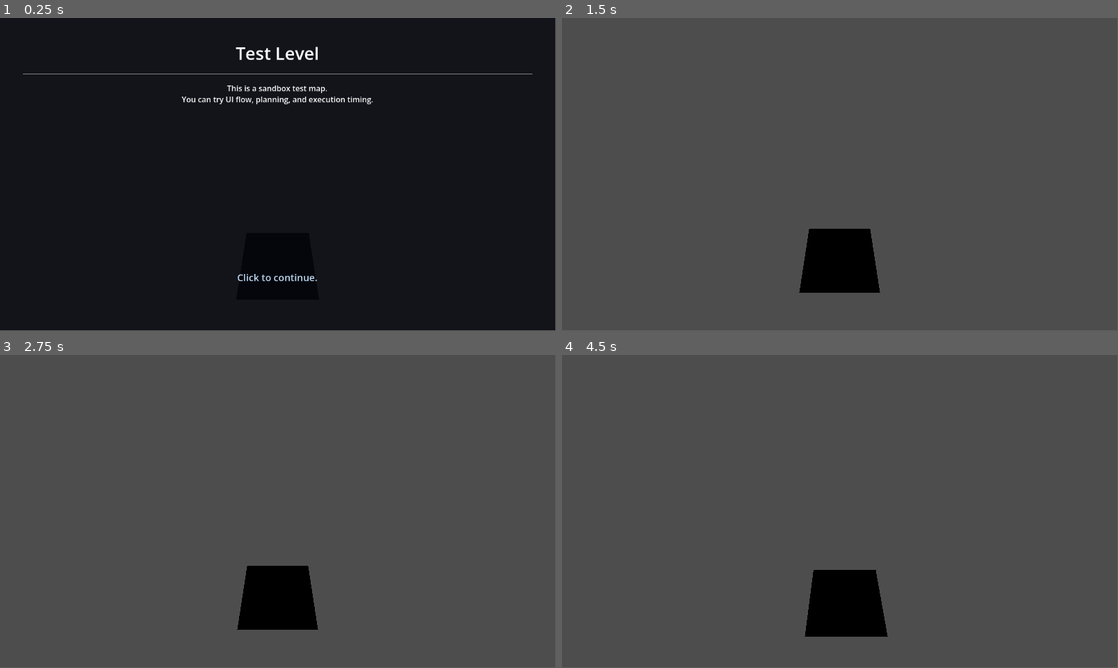
Above: before the commit, frames 1-4 (two rows, left to right).
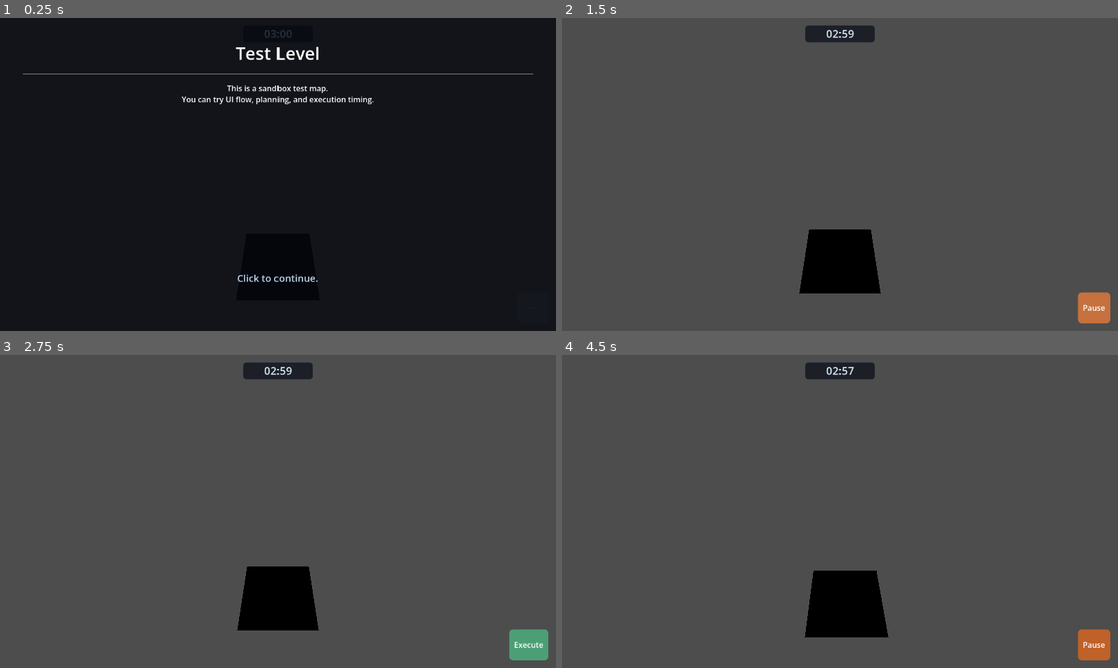
Above: after the commit, the same moments.

Repository: JixiuChang/TacticalTopdownBreach
Game: Godot game, scene res://Scenes/test_scene.tscn
Two runs of this game, one before a commit and one after it. Both use one fixed random seed, a clock stepped at 60 frames per second and the inputs below.
Inputs (mouse positions are in pixels of both pictures, inside the frame that each line leads up to):
- Up to frame 1 (0.25 s): no input
- Up to frame 2 (1.5 s): tap Enter at 0.5 s; move the mouse to (962, 158) at 0.52 s; tap S (camera_back) at 0.6 s; click (962, 158) at 0.67 s; click (1090, 305) at 1.25 s, where only the run after the commit has a clickable "Execute"
- Up to frame 3 (2.75 s): click (533, 642) at 2 s, where only the run after the commit has a clickable "Pause"
- Up to frame 4 (4.5 s): click (1090, 642) at 2.75 s, where only the run after the commit has a clickable "Execute"; tap R (reset_game) at 3.5 s; drag from (728, 527) to (812, 574) at 3.52 s; tap I (camera_reset_defaults) at 4.25 s; move the mouse to (895, 442) at 4.27 s; tap A (camera_left) at 4.35 s; click (895, 442) at 4.42 s
In our replay, the window is 799x449 before the commit and 800x450 after it. These sizes can differ from the game's own. Grey fills any space a smaller window leaves; there, only what the larger window draws over its background counts as a difference.

The runs differ from the first frame. In frame 1, 0.6% of the frame differs, in the area x 42-96%, y 4-85%; in frame 2, 1.3%; in frame 3, 1.4%, in the area x 42-99%, y 2-98%; in frame 4, 1.3%.

Commit message:
Ingame UI: phase Execute/Pause button, top clock from TimeSimulator, Tab-safe focus
- UI/ingame_ui: GameStateManager phase_changed + TimeSimulator time sync, styled panel clock
- test_scene: CanvasLayer with ingame_ui instance
- project.godot: camera_reset_defaults (I key) if not already upstream

Made-with: Cursor

Diff:
--- a/Scenes/test_scene.tscn
+++ b/Scenes/test_scene.tscn
@@ -4,6 +4,7 @@
 [ext_resource type="Script" uid="uid://lxsfnq24m0b3" path="res://Gameplay/Units/tactical_unit.gd" id="2_r5l72"]
 [ext_resource type="Script" uid="uid://blhigdkw52tkt" path="res://Gameplay/Units/unit_navigation.gd" id="3_unav"]
 [ext_resource type="PackedScene" uid="uid://clc0spypx6a5" path="res://Prefabs/camera_rig.tscn" id="4_hb2xm"]
+[ext_resource type="PackedScene" uid="uid://de08fwvuv6h67" path="res://UI/ingame_ui.tscn" id="5_ingame_ui"]
 
 [sub_resource type="PlaneMesh" id="PlaneMesh_3dogw"]
 size = Vector2(10, 10)
@@ -12,6 +13,10 @@
 
 [node name="TestScene" type="Node3D" unique_id=2111420194]
 script = ExtResource("1_3dogw")
+
+[node name="CanvasLayer" type="CanvasLayer" parent="." unique_id=500001]
+
+[node name="IngameUi" parent="CanvasLayer" unique_id=500002 instance=ExtResource("5_ingame_ui")]
 
 [node name="UnitNavigation" type="Node" parent="." unique_id=300001]
 script = ExtResource("3_unav")
--- /dev/null
+++ b/UI/ingame_ui.gd
@@ -0,0 +1,116 @@
+# res://UI/ingame_ui.gd
+extends Control
+
+@onready var _phase_button: Button = $MarginContainer/PhaseToggleButton/Button
+@onready var _clock_label: Label = $ClockAnchor/ClockPanel/ClockLabel
+@onready var _clock_panel: Panel = $ClockAnchor/ClockPanel
+
+var _time_sim: Node
+
+const _COL_PLANNING := Color(0.22, 0.58, 0.4, 1.0)
+const _COL_EXECUTING := Color(0.75, 0.38, 0.16, 1.0)
+const _COL_IDLE := Color(0.38, 0.38, 0.42, 1.0)
+
+
+func _ready() -> void:
+	focus_mode = Control.FOCUS_NONE
+	_clock_panel.focus_mode = Control.FOCUS_NONE
+	_clock_label.focus_mode = Control.FOCUS_NONE
+	_phase_button.focus_mode = Control.FOCUS_NONE
+	_phase_button.pressed.connect(_on_phase_button_pressed)
+	if not GameStateManager.phase_changed.is_connected(_on_phase_changed):
+		GameStateManager.phase_changed.connect(_on_phase_changed)
+	_refresh_phase_button(GameStateManager.get_phase())
+	_time_sim = get_node_or_null("/root/TimeSimulator")
+	if _time_sim:
+		if not _time_sim.time_advanced.is_connected(_on_sim_time_advanced):
+			_time_sim.time_advanced.connect(_on_sim_time_advanced)
+		if not _time_sim.time_expired.is_connected(_on_sim_time_expired):
+			_time_sim.time_expired.connect(_on_sim_time_expired)
+	_style_clock_panel()
+	_update_clock_display()
+
+
+func _on_sim_time_advanced(_new_time: float) -> void:
+	_update_clock_display()
+
+
+func _on_sim_time_expired() -> void:
+	_update_clock_display()
+
+
+func _on_phase_changed(_new_phase: GameStateManager.GamePhase) -> void:
+	_refresh_phase_button(GameStateManager.get_phase())
+	_update_clock_display()
+
+
+func _style_clock_panel() -> void:
+	var sb := StyleBoxFlat.new()
+	sb.bg_color = Color(0.1, 0.11, 0.14, 0.94)
+	sb.border_color = Color(0.22, 0.26, 0.32, 1.0)
+	sb.set_border_width_all(1)
+	sb.set_corner_radius_all(6)
+	sb.content_margin_left = 18
+	sb.content_margin_right = 18
+	sb.content_margin_top = 8
+	sb.content_margin_bottom = 8
+	_clock_panel.add_theme_stylebox_override(&"panel", sb)
+
+
+func _update_clock_display() -> void:
+	if not _time_sim or not _clock_label:
+		return
+	var t: float = _time_sim.get_current_time()
+	_clock_label.text = _time_sim.format_time(t)
+
+
+func _on_phase_button_pressed() -> void:
+	var p := GameStateManager.get_phase()
+	match p:
+		GameStateManager.GamePhase.PLANNING:
+			GameStateManager.start_execution()
+		GameStateManager.GamePhase.EXECUTING:
+			GameStateManager.pause_execution()
+
+
+func _refresh_phase_button(phase: GameStateManager.GamePhase) -> void:
+	match phase:
+		GameStateManager.GamePhase.PLANNING:
+			_phase_button.disabled = false
+			_phase_button.text = "Execute"
+			_apply_phase_style(_COL_PLANNING)
+		GameStateManager.GamePhase.EXECUTING:
+			_phase_button.disabled = false
+			_phase_button.text = "Pause"
+			_apply_phase_style(_COL_EXECUTING)
+		GameStateManager.GamePhase.BRIEFING, GameStateManager.GamePhase.DEBRIEFING:
+			_phase_button.disabled = true
+			_phase_button.text = "—"
+			_apply_phase_style(_COL_IDLE)
+		_:
+			_phase_button.disabled = true
+			_phase_button.text = "—"
+			_apply_phase_style(_COL_IDLE)
+
+
+func _apply_phase_style(base: Color) -> void:
+	var normal := StyleBoxFlat.new()
+	normal.bg_color = base
+	normal.set_corner_radius_all(8)
+	normal.set_content_margin_all(10)
+	var hover := normal.duplicate()
+	hover.bg_color = base.lightened(0.1)
+	var pressed := normal.duplicate()
+	pressed.bg_color = base.darkened(0.12)
+	var disabled := StyleBoxFlat.new()
+	disabled.bg_color = _COL_IDLE.darkened(0.05)
+	disabled.set_corner_radius_all(8)
+	disabled.set_content_margin_all(10)
+	_phase_button.add_theme_stylebox_override(&"normal", normal)
+	_phase_button.add_theme_stylebox_override(&"hover", hover)
+	_phase_button.add_theme_stylebox_override(&"pressed", pressed)
+	_phase_button.add_theme_stylebox_override(&"disabled", disabled)
+	_phase_button.add_theme_color_override(&"font_color", Color.WHITE)
+	_phase_button.add_theme_color_override(&"font_hover_color", Color.WHITE)
+	_phase_button.add_theme_color_override(&"font_pressed_color", Color(0.95, 0.95, 0.95))
+	_phase_button.add_theme_color_override(&"font_disabled_color", Color(0.65, 0.65, 0.68))
--- /dev/null
+++ b/UI/ingame_ui.tscn
@@ -0,0 +1,72 @@
+[gd_scene format=3 uid="uid://de08fwvuv6h67"]
+
+[ext_resource type="Script" uid="uid://d4k2vw7n8mcp1" path="res://UI/ingame_ui.gd" id="1_ui"]
+
+[node name="IngameUi" type="Control" unique_id=107139758]
+layout_mode = 3
+anchors_preset = 15
+anchor_right = 1.0
+anchor_bottom = 1.0
+grow_horizontal = 2
+grow_vertical = 2
+mouse_filter = 2
+script = ExtResource("1_ui")
+
+[node name="ClockAnchor" type="Control" parent="." unique_id=400001]
+layout_mode = 1
+anchors_preset = 8
+anchor_left = 0.5
+anchor_top = 0.5
+anchor_right = 0.5
+anchor_bottom = 0.5
+offset_left = -72.0
+offset_top = -309.0
+offset_right = 72.0
+offset_bottom = -273.0
+grow_horizontal = 2
+grow_vertical = 2
+mouse_filter = 2
+
+[node name="ClockPanel" type="Panel" parent="ClockAnchor" unique_id=400002]
+layout_mode = 1
+anchors_preset = 15
+anchor_right = 1.0
+anchor_bottom = 1.0
+grow_horizontal = 2
+grow_vertical = 2
+mouse_filter = 2
+
+[node name="ClockLabel" type="Label" parent="ClockAnchor/ClockPanel" unique_id=400003]
+layout_mode = 1
+anchors_preset = 15
+anchor_right = 1.0
+anchor_bottom = 1.0
+grow_horizontal = 2
+grow_vertical = 2
+theme_override_colors/font_color = Color(0.85, 0.92, 0.98, 1)
+theme_override_font_sizes/font_size = 22
+text = "03:00"
+horizontal_alignment = 1
+vertical_alignment = 1
+
+[node name="MarginContainer" type="MarginContainer" parent="." unique_id=1700563005]
+layout_mode = 1
+anchors_preset = 15
+anchor_right = 1.0
+anchor_bottom = 1.0
+grow_horizontal = 2
+grow_vertical = 2
+mouse_filter = 2
+
+[node name="PhaseToggleButton" type="MarginContainer" parent="MarginContainer" unique_id=267579653]
+layout_mode = 2
+size_flags_horizontal = 8
+size_flags_vertical = 8
+mouse_filter = 2
+theme_override_constants/margin_right = 16
+theme_override_constants/margin_bottom = 16
+
+[node name="Button" type="Button" parent="MarginContainer/PhaseToggleButton" unique_id=276453132]
+custom_minimum_size = Vector2(64, 64)
+layout_mode = 2
+focus_mode = 0
--- a/project.godot
+++ b/project.godot
@@ -20,6 +20,11 @@
 TimeSimulator="*uid://dfk4m6x4lsjkh"
 PlayerKeybind="*res://Gameplay/Input/player_keybind.gd"
 InputRouter="*res://Gameplay/Input/input_router.gd"
+
+[display]
+
+window/stretch/mode="viewport"
+window/stretch/aspect="expand"
 
 [input]
 
Not shown, added: UI/ingame_ui.gd.uid
